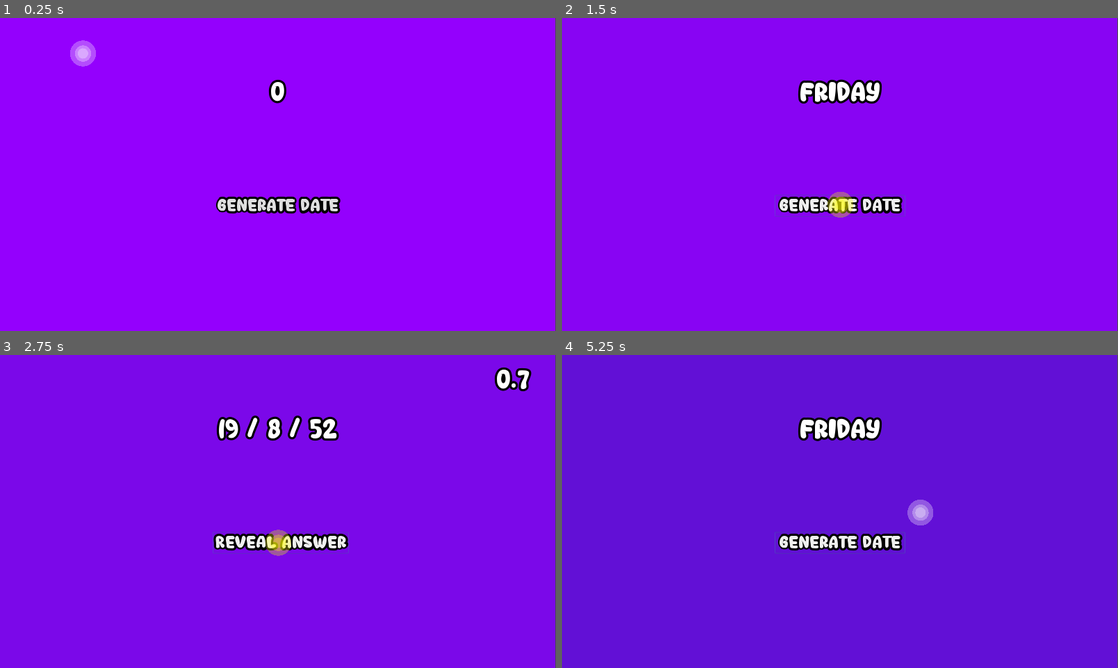
Above: before the commit, frames 1-4 (two rows, left to right).
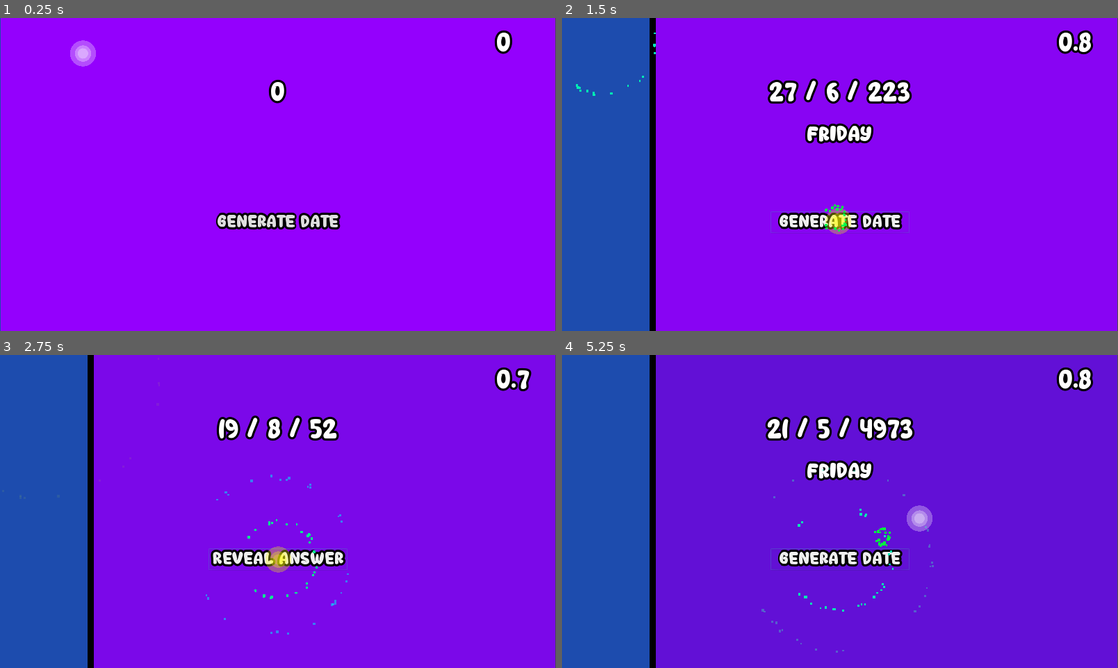
Above: after the commit, the same moments.

Repository: yooozn/DatePractice
Game: Godot game, scene res://DatePractice.tscn
Two runs of this game, one before a commit and one after it. Both use one fixed random seed, a clock stepped at 60 frames per second and the inputs below.
Inputs (mouse positions are in pixels of both pictures, inside the frame that each line leads up to):
- Up to frame 1 (0.25 s): no input
- Up to frame 2 (1.5 s): click "Generate Date" at 0.5 s; click "Reveal Answer" at 1.25 s
- Up to frame 3 (2.75 s): click "Generate Date" at 2 s
- Up to frame 4 (5.25 s): click "Reveal Answer" at 2.75 s; click "Generate Date" at 3.5 s; click "Reveal Answer" at 4.25 s; move the mouse to (962, 495) at 5.02 s; click (962, 495) at 5.1 s

The runs differ from the first frame. In frame 1, 2.5% of the frame differs, in the area x 0-93%, y 0-100%; in frame 2, 22%; in frame 3, 20%; in frame 4, 22%, in the area x 0-96%, y 0-100%.

Commit message:
Added side panel transition

Diff:
--- a/Cursor.gd
+++ b/Cursor.gd
@@ -6,6 +6,7 @@
 # var b = "text"
 onready var TweenNode = $Tween
 onready var ButtonHover = get_parent().get_node("Button")
+onready var ParticleNode = preload("res://Particles2D.tscn")
 var target
 # Called when the node enters the scene tree for the first time.
 func _ready():
@@ -20,3 +21,8 @@
 		set_modulate(Color(1,1,0,1))
 	else:
 		set_modulate(Color(1,1,1,1))
+	if Input.is_action_just_pressed("Click"):
+		var part = ParticleNode.instance()
+		get_parent().add_child(part)
+		part.position = position
+		print("part")
--- a/DatePractice.gd
+++ b/DatePractice.gd
@@ -18,14 +18,15 @@
 		time += delta
 		$DateText2.visible = true
 		$DateText2.text = str(stepify(time,.1))
+		$CenterContainer2/DayWeek.visible = false
 	else:
-		$DateText2.visible = false
-		time = 0
+		$DateText2.visible = true
 
 
 func _on_Button_pressed():
 	print(state)
 	if state == 0 or state == 2:
+		time = 0
 		$Text.play("2")
 		state = 1
 		rng.randomize()
@@ -207,5 +208,6 @@
 			finaldayString = "Saturday"
 	elif state == 1:
 		state = 0
-		$CenterContainer/DateText.text = finaldayString
+		$CenterContainer2/DayWeek.visible = true
+		$CenterContainer2/DayWeek.text = finaldayString
 		$Text.play("1")
--- a/DatePractice.tscn
+++ b/DatePractice.tscn
@@ -1,10 +1,11 @@
-[gd_scene load_steps=11 format=2]
+[gd_scene load_steps=21 format=2]
 
 [ext_resource path="res://DatePractice.gd" type="Script" id=1]
 [ext_resource path="res://Cocola.ttf" type="DynamicFontData" id=2]
 [ext_resource path="res://DatePractice.tres" type="DynamicFont" id=3]
 [ext_resource path="res://Cursor.gd" type="Script" id=4]
 [ext_resource path="res://floatycursor.png" type="Texture" id=5]
+[ext_resource path="res://UIBAR.gd" type="Script" id=6]
 
 [sub_resource type="Animation" id=1]
 length = 0.001
@@ -74,6 +75,302 @@
 outline_color = Color( 0, 0, 0, 1 )
 font_data = ExtResource( 2 )
 
+[sub_resource type="DynamicFont" id=7]
+size = 50
+outline_size = 5
+outline_color = Color( 0, 0, 0, 1 )
+font_data = ExtResource( 2 )
+
+[sub_resource type="RectangleShape2D" id=9]
+extents = Vector2( 50, 360 )
+
+[sub_resource type="RectangleShape2D" id=10]
+extents = Vector2( 107.5, 362 )
+
+[sub_resource type="Animation" id=11]
+resource_name = "Idle"
+tracks/0/type = "value"
+tracks/0/path = NodePath("UIBAR/MainBarTrigger/Enter:disabled")
+tracks/0/interp = 1
+tracks/0/loop_wrap = true
+tracks/0/imported = false
+tracks/0/enabled = true
+tracks/0/keys = {
+"times": PoolRealArray( 0 ),
+"transitions": PoolRealArray( 1 ),
+"update": 1,
+"values": [ false ]
+}
+tracks/1/type = "value"
+tracks/1/path = NodePath("UIBAR/MainBarTrigger/Exit:disabled")
+tracks/1/interp = 1
+tracks/1/loop_wrap = true
+tracks/1/imported = false
+tracks/1/enabled = true
+tracks/1/keys = {
+"times": PoolRealArray( 0 ),
+"transitions": PoolRealArray( 1 ),
+"update": 1,
+"values": [ true ]
+}
+tracks/2/type = "value"
+tracks/2/path = NodePath("UIBAR/MainBar2:rect_size")
+tracks/2/interp = 1
+tracks/2/loop_wrap = true
+tracks/2/imported = false
+tracks/2/enabled = true
+tracks/2/keys = {
+"times": PoolRealArray( 0 ),
+"transitions": PoolRealArray( 1 ),
+"update": 0,
+"values": [ Vector2( 1, 721 ) ]
+}
+tracks/3/type = "value"
+tracks/3/path = NodePath("UIBAR/MainBar2/MainBar:rect_size")
+tracks/3/interp = 1
+tracks/3/loop_wrap = true
+tracks/3/imported = false
+tracks/3/enabled = true
+tracks/3/keys = {
+"times": PoolRealArray( 0 ),
+"transitions": PoolRealArray( 1 ),
+"update": 0,
+"values": [ Vector2( 1, 721 ) ]
+}
+tracks/4/type = "value"
+tracks/4/path = NodePath("UIBAR/MainBarTrigger:monitoring")
+tracks/4/interp = 1
+tracks/4/loop_wrap = true
+tracks/4/imported = false
+tracks/4/enabled = true
+tracks/4/keys = {
+"times": PoolRealArray( 0 ),
+"transitions": PoolRealArray( 1 ),
+"update": 1,
+"values": [ true ]
+}
+
+[sub_resource type="Animation" id=12]
+resource_name = "Main"
+tracks/0/type = "value"
+tracks/0/path = NodePath("UIBAR/MainBarTrigger/Enter:disabled")
+tracks/0/interp = 1
+tracks/0/loop_wrap = true
+tracks/0/imported = false
+tracks/0/enabled = true
+tracks/0/keys = {
+"times": PoolRealArray( 0 ),
+"transitions": PoolRealArray( 1 ),
+"update": 1,
+"values": [ true ]
+}
+tracks/1/type = "value"
+tracks/1/path = NodePath("UIBAR/MainBarTrigger/Exit:disabled")
+tracks/1/interp = 1
+tracks/1/loop_wrap = true
+tracks/1/imported = false
+tracks/1/enabled = true
+tracks/1/keys = {
+"times": PoolRealArray( 0 ),
+"transitions": PoolRealArray( 1 ),
+"update": 1,
+"values": [ false ]
+}
+tracks/2/type = "value"
+tracks/2/path = NodePath("UIBAR/MainBar2:rect_size")
+tracks/2/interp = 1
+tracks/2/loop_wrap = true
+tracks/2/imported = false
+tracks/2/enabled = true
+tracks/2/keys = {
+"times": PoolRealArray( 0 ),
+"transitions": PoolRealArray( 4.43828 ),
+"update": 0,
+"values": [ Vector2( 216, 721 ) ]
+}
+tracks/3/type = "value"
+tracks/3/path = NodePath("UIBAR/MainBar2/MainBar:rect_size")
+tracks/3/interp = 1
+tracks/3/loop_wrap = true
+tracks/3/imported = false
+tracks/3/enabled = true
+tracks/3/keys = {
+"times": PoolRealArray( 0 ),
+"transitions": PoolRealArray( 4.43828 ),
+"update": 0,
+"values": [ Vector2( 202, 721 ) ]
+}
+tracks/4/type = "value"
+tracks/4/path = NodePath("UIBAR/MainBarTrigger:monitoring")
+tracks/4/interp = 1
+tracks/4/loop_wrap = true
+tracks/4/imported = false
+tracks/4/enabled = true
+tracks/4/keys = {
+"times": PoolRealArray( 0 ),
+"transitions": PoolRealArray( 1 ),
+"update": 1,
+"values": [ true ]
+}
+
+[sub_resource type="Animation" id=13]
+length = 0.001
+tracks/0/type = "value"
+tracks/0/path = NodePath("UIBAR/MainBar2/MainBar:rect_size")
+tracks/0/interp = 1
+tracks/0/loop_wrap = true
+tracks/0/imported = false
+tracks/0/enabled = true
+tracks/0/keys = {
+"times": PoolRealArray( 0 ),
+"transitions": PoolRealArray( 1 ),
+"update": 0,
+"values": [ Vector2( 1, 721 ) ]
+}
+tracks/1/type = "value"
+tracks/1/path = NodePath("UIBAR/MainBar2:rect_size")
+tracks/1/interp = 1
+tracks/1/loop_wrap = true
+tracks/1/imported = false
+tracks/1/enabled = true
+tracks/1/keys = {
+"times": PoolRealArray( 0 ),
+"transitions": PoolRealArray( 1 ),
+"update": 0,
+"values": [ Vector2( 1, 721 ) ]
+}
+
+[sub_resource type="Animation" id=14]
+resource_name = "ToIdle"
+length = 0.3
+tracks/0/type = "value"
+tracks/0/path = NodePath("UIBAR/MainBarTrigger/Enter:disabled")
+tracks/0/interp = 1
+tracks/0/loop_wrap = true
+tracks/0/imported = false
+tracks/0/enabled = true
+tracks/0/keys = {
+"times": PoolRealArray( 0 ),
+"transitions": PoolRealArray( 1 ),
+"update": 1,
+"values": [ true ]
+}
+tracks/1/type = "value"
+tracks/1/path = NodePath("UIBAR/MainBarTrigger/Exit:disabled")
+tracks/1/interp = 1
+tracks/1/loop_wrap = true
+tracks/1/imported = false
+tracks/1/enabled = true
+tracks/1/keys = {
+"times": PoolRealArray( 0 ),
+"transitions": PoolRealArray( 1 ),
+"update": 1,
+"values": [ true ]
+}
+tracks/2/type = "value"
+tracks/2/path = NodePath("UIBAR/MainBar2/MainBar:rect_size")
+tracks/2/interp = 1
+tracks/2/loop_wrap = true
+tracks/2/imported = false
+tracks/2/enabled = true
+tracks/2/keys = {
+"times": PoolRealArray( 0, 0.3 ),
+"transitions": PoolRealArray( 1, 3.03144 ),
+"update": 0,
+"values": [ Vector2( 202, 721 ), Vector2( 1, 721 ) ]
+}
+tracks/3/type = "value"
+tracks/3/path = NodePath("UIBAR/MainBar2:rect_size")
+tracks/3/interp = 1
+tracks/3/loop_wrap = true
+tracks/3/imported = false
+tracks/3/enabled = true
+tracks/3/keys = {
+"times": PoolRealArray( 0, 0.3 ),
+"transitions": PoolRealArray( 1, 3.03144 ),
+"update": 0,
+"values": [ Vector2( 216, 721 ), Vector2( 1, 721 ) ]
+}
+tracks/4/type = "value"
+tracks/4/path = NodePath("UIBAR/MainBarTrigger:monitoring")
+tracks/4/interp = 1
+tracks/4/loop_wrap = true
+tracks/4/imported = false
+tracks/4/enabled = true
+tracks/4/keys = {
+"times": PoolRealArray( 0 ),
+"transitions": PoolRealArray( 1 ),
+"update": 1,
+"values": [ false ]
+}
+
+[sub_resource type="Animation" id=8]
+resource_name = "ToMain"
+length = 0.3
+tracks/0/type = "value"
+tracks/0/path = NodePath("UIBAR/MainBarTrigger/Enter:disabled")
+tracks/0/interp = 1
+tracks/0/loop_wrap = true
+tracks/0/imported = false
+tracks/0/enabled = true
+tracks/0/keys = {
+"times": PoolRealArray( 0 ),
+"transitions": PoolRealArray( 1 ),
+"update": 1,
+"values": [ true ]
+}
+tracks/1/type = "value"
+tracks/1/path = NodePath("UIBAR/MainBarTrigger/Exit:disabled")
+tracks/1/interp = 1
+tracks/1/loop_wrap = true
+tracks/1/imported = false
+tracks/1/enabled = true
+tracks/1/keys = {
+"times": PoolRealArray( 0 ),
+"transitions": PoolRealArray( 1 ),
+"update": 1,
+"values": [ true ]
+}
+tracks/2/type = "value"
+tracks/2/path = NodePath("UIBAR/MainBar2:rect_size")
+tracks/2/interp = 1
+tracks/2/loop_wrap = true
+tracks/2/imported = false
+tracks/2/enabled = true
+tracks/2/keys = {
+"times": PoolRealArray( 0, 0.3 ),
+"transitions": PoolRealArray( 1, 4.43828 ),
+"update": 0,
+"values": [ Vector2( 1, 721 ), Vector2( 216, 721 ) ]
+}
+tracks/3/type = "value"
+tracks/3/path = NodePath("UIBAR/MainBar2/MainBar:rect_size")
+tracks/3/interp = 1
+tracks/3/loop_wrap = true
+tracks/3/imported = false
+tracks/3/enabled = true
+tracks/3/keys = {
+"times": PoolRealArray( 0, 0.3 ),
+"transitions": PoolRealArray( 1, 4.43828 ),
+"update": 0,
+"values": [ Vector2( 1, 721 ), Vector2( 202, 721 ) ]
+}
+tracks/4/type = "value"
+tracks/4/path = NodePath("UIBAR/MainBarTrigger:monitoring")
+tracks/4/interp = 1
+tracks/4/loop_wrap = true
+tracks/4/imported = false
+tracks/4/enabled = true
+tracks/4/keys = {
+"times": PoolRealArray( 0 ),
+"transitions": PoolRealArray( 1 ),
+"update": 1,
+"values": [ false ]
+}
+
+[sub_resource type="CircleShape2D" id=15]
+radius = 63.4209
+
 [node name="DatePractice" type="Node2D"]
 script = ExtResource( 1 )
 
@@ -88,19 +385,6 @@
 [node name="AnimationPlayer" type="AnimationPlayer" parent="."]
 anims/RESET = SubResource( 1 )
 anims/colors = SubResource( 2 )
-
-[node name="Button" type="Button" parent="."]
-margin_left = 490.0
-margin_top = 407.0
-margin_right = 790.0
-margin_bottom = 457.0
-rect_min_size = Vector2( 300, 50 )
-custom_fonts/font = ExtResource( 3 )
-text = "Generate Date"
-flat = true
-__meta__ = {
-"_edit_use_anchors_": false
-}
 
 [node name="Text" type="AnimationPlayer" parent="."]
 anims/1 = SubResource( 4 )
@@ -136,6 +420,78 @@
 "_edit_use_anchors_": false
 }
 
+[node name="CenterContainer2" type="CenterContainer" parent="."]
+margin_top = 96.0
+margin_right = 1280.0
+margin_bottom = 445.0
+rect_min_size = Vector2( 1280, 0 )
+__meta__ = {
+"_edit_use_anchors_": false
+}
+
+[node name="DayWeek" type="Label" parent="CenterContainer2"]
+margin_left = 640.0
+margin_top = 150.0
+margin_right = 640.0
+margin_bottom = 199.0
+custom_fonts/font = SubResource( 7 )
+__meta__ = {
+"_edit_use_anchors_": false
+}
+
+[node name="Button" type="Button" parent="."]
+margin_left = 480.0
+margin_top = 445.0
+margin_right = 800.0
+margin_bottom = 495.0
+rect_min_size = Vector2( 320, 50 )
+custom_fonts/font = ExtResource( 3 )
+text = "Generate Date"
+flat = true
+__meta__ = {
+"_edit_use_anchors_": false
+}
+
+[node name="UIBAR" type="Node2D" parent="."]
+script = ExtResource( 6 )
+
+[node name="MainBar2" type="ColorRect" parent="UIBAR"]
+margin_right = 1.0
+margin_bottom = 721.0
+color = Color( 0, 0, 0, 1 )
+__meta__ = {
+"_edit_use_anchors_": false
+}
+
+[node name="MainBar" type="ColorRect" parent="UIBAR/MainBar2"]
+margin_right = 1.0
+margin_bottom = 721.0
+color = Color( 0.117647, 0.301961, 0.686275, 1 )
+__meta__ = {
+"_edit_use_anchors_": false
+}
+
+[node name="MainBarTrigger" type="Area2D" parent="UIBAR"]
+monitoring = false
+
+[node name="Enter" type="CollisionShape2D" parent="UIBAR/MainBarTrigger"]
+position = Vector2( 52, 360 )
+shape = SubResource( 9 )
+disabled = true
+
+[node name="Exit" type="CollisionShape2D" parent="UIBAR/MainBarTrigger"]
+position = Vector2( 109.5, 362 )
+shape = SubResource( 10 )
+disabled = true
+
+[node name="UI" type="AnimationPlayer" parent="UIBAR"]
+root_node = NodePath("../..")
+anims/Idle = SubResource( 11 )
+anims/Main = SubResource( 12 )
+anims/RESET = SubResource( 13 )
+anims/ToIdle = SubResource( 14 )
+anims/ToMain = SubResource( 8 )
+
 [node name="Sprite" type="Sprite" parent="."]
 position = Vector2( 640, 272 )
 scale = Vector2( 0.3, 0.3 )
@@ -144,4 +500,13 @@
 
 [node name="Tween" type="Tween" parent="Sprite"]
 
+[node name="MouseCursor" type="Area2D" parent="Sprite"]
+
+[node name="CollisionShape2D" type="CollisionShape2D" parent="Sprite/MouseCursor"]
+shape = SubResource( 15 )
+
 [connection signal="pressed" from="Button" to="." method="_on_Button_pressed"]
+[connection signal="area_entered" from="UIBAR/MainBarTrigger" to="UIBAR" method="_on_MainBarTrigger_area_entered"]
+[connection signal="area_exited" from="UIBAR/MainBarTrigger" to="UIBAR" method="_on_MainBarTrigger_area_exited"]
+[connection signal="mouse_entered" from="UIBAR/MainBarTrigger" to="UIBAR" method="_on_MainBarTrigger_mouse_entered"]
+[connection signal="mouse_exited" from="UIBAR/MainBarTrigger" to="UIBAR" method="_on_MainBarTrigger_mouse_exited"]
--- /dev/null
+++ b/Particles.gd
@@ -0,0 +1,17 @@
+extends Particles2D
+
+
+# Declare member variables here. Examples:
+# var a = 2
+# var b = "text"
+
+
+# Called when the node enters the scene tree for the first time.
+func _ready():
+	yield(get_tree().create_timer(5),"timeout")
+	queue_free()
+
+
+# Called every frame. 'delta' is the elapsed time since the previous frame.
+#func _process(delta):
+#	pass
--- /dev/null
+++ b/Particles2D.tscn
@@ -0,0 +1,32 @@
+[gd_scene load_steps=5 format=2]
+
+[ext_resource path="res://Particles.gd" type="Script" id=1]
+
+[sub_resource type="Gradient" id=8]
+offsets = PoolRealArray( 0, 0.515528, 0.627329, 1 )
+colors = PoolColorArray( 0, 1, 0.188477, 1, 0, 0.917647, 0.854902, 1, 0, 0.898039, 1, 0.486275, 0.984314, 1, 0, 0 )
+
+[sub_resource type="GradientTexture" id=9]
+gradient = SubResource( 8 )
+
+[sub_resource type="ParticlesMaterial" id=10]
+emission_shape = 1
+emission_sphere_radius = 5.03
+flag_disable_z = true
+spread = 153.67
+gravity = Vector3( 0, 0, 0 )
+initial_velocity = 122.65
+orbit_velocity = 0.0
+orbit_velocity_random = 0.0
+scale = 6.23
+scale_random = 0.45
+color_ramp = SubResource( 9 )
+
+[node name="Particles2D" type="Particles2D"]
+position = Vector2( 640, 271 )
+amount = 29
+lifetime = 2.35
+one_shot = true
+explosiveness = 1.0
+process_material = SubResource( 10 )
+script = ExtResource( 1 )
--- /dev/null
+++ b/UIBAR.gd
@@ -0,0 +1,48 @@
+extends Node2D
+
+
+# Declare member variables here. Examples:
+# var a = 2
+# var b = "text"
+var conditional = false
+
+# Called when the node enters the scene tree for the first time.
+func _ready():
+	$UI.play("Idle")
+
+
+# Called every frame. 'delta' is the elapsed time since the previous frame.
+#func _process(delta):
+#	pass
+
+
+func _on_MainBarTrigger_mouse_entered():
+	print("MouseEntered")
+	$UI.play("ToMain")
+	yield(get_tree().create_timer(.3),"timeout")
+	$UI.play("Main")
+
+
+func _on_MainBarTrigger_mouse_exited():
+	print("MouseExited")
+	$UI.play("ToIdle")
+	yield(get_tree().create_timer(.3),"timeout")
+	$UI.play("Idle")
+
+
+func _on_MainBarTrigger_area_entered(area):
+	if conditional == false:
+		print("MouseEntered")
+		$UI.play("ToMain")
+		yield(get_tree().create_timer(.3),"timeout")
+		conditional = true
+		$UI.play("Main")
+
+
+func _on_MainBarTrigger_area_exited(area):
+	if conditional == true:
+		print("MouseExited")
+		$UI.play("ToIdle")
+		yield(get_tree().create_timer(.3),"timeout")
+		conditional = false
+		$UI.play("Idle")
--- a/project.godot
+++ b/project.godot
@@ -20,6 +20,22 @@
 window/size/height=720
 window/stretch/mode="2d"
 
+[input]
+
+ui_accept={
+"deadzone": 0.5,
+"events": [ Object(InputEventKey,"resource_local_to_scene":false,"resource_name":"","device":0,"alt":false,"shift":false,"control":false,"meta":false,"command":false,"pressed":false,"scancode":16777221,"physical_scancode":0,"unicode":0,"echo":false,"script":null)
+, Object(InputEventKey,"resource_local_to_scene":false,"resource_name":"","device":0,"alt":false,"shift":false,"control":false,"meta":false,"command":false,"pressed":false,"scancode":16777222,"physical_scancode":0,"unicode":0,"echo":false,"script":null)
+, Object(InputEventKey,"resource_local_to_scene":false,"resource_name":"","device":0,"alt":false,"shift":false,"control":false,"meta":false,"command":false,"pressed":false,"scancode":32,"physical_scancode":0,"unicode":0,"echo":false,"script":null)
+, Object(InputEventJoypadButton,"resource_local_to_scene":false,"resource_name":"","device":0,"button_index":0,"pressure":0.0,"pressed":false,"script":null)
+ ]
+}
+Click={
+"deadzone": 0.5,
+"events": [ Object(InputEventMouseButton,"resource_local_to_scene":false,"resource_name":"","device":0,"alt":false,"shift":false,"control":false,"meta":false,"command":false,"button_mask":0,"position":Vector2( 0, 0 ),"global_position":Vector2( 0, 0 ),"factor":1.0,"button_index":1,"pressed":false,"doubleclick":false,"script":null)
+ ]
+}
+
 [physics]
 
 common/enable_pause_aware_picking=true
